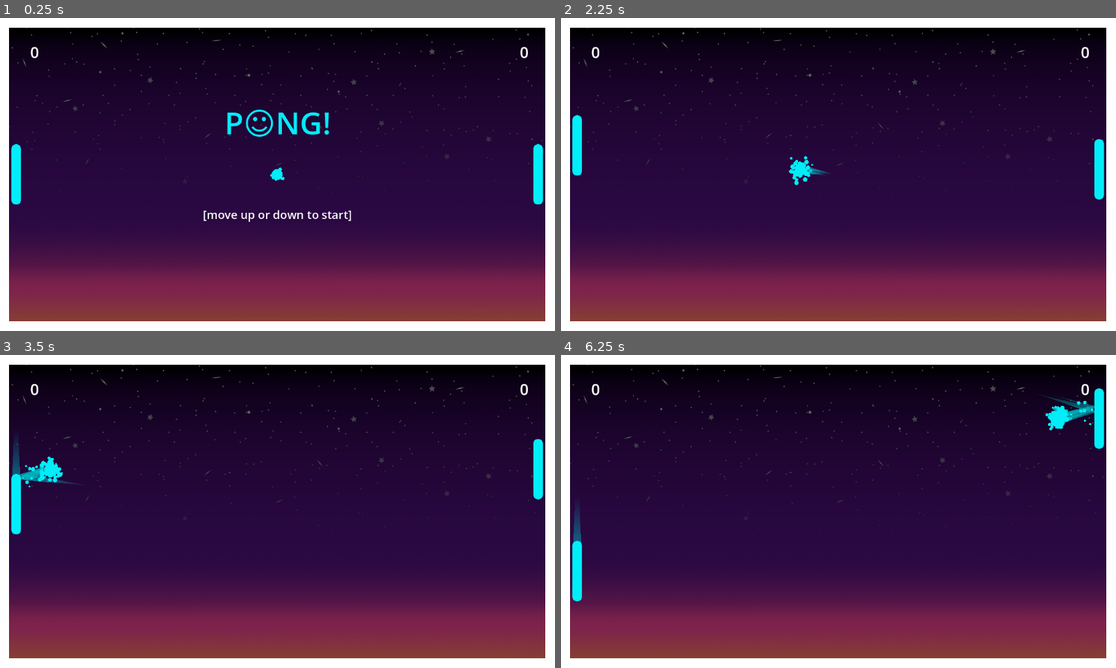
Above: before the commit, frames 1-4 (two rows, left to right).
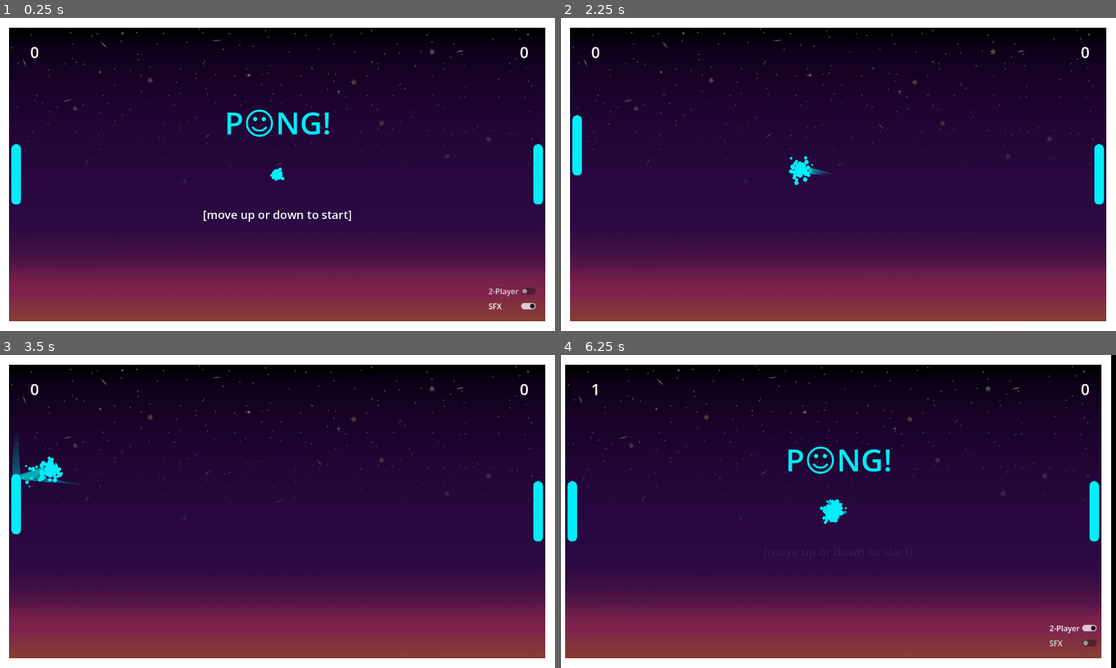
Above: after the commit, the same moments.

Repository: Jcodefox/Fox-Pong
Game: Godot game, scene res://scenes/main_scene.tscn
Same seed, same stepped clock (60 frames per second), same inputs: the game is played once before the commit and once after it.
Inputs (mouse positions are in pixels of both pictures, inside the frame that each line leads up to):
- Up to frame 1 (0.25 s): no input
- Up to frame 2 (2.25 s): click (1071, 290) at 0.5 s, where only the run after the commit has a clickable "2-Player"; click (1071, 305) at 1.25 s, where only the run after the commit has a clickable "SFX"; hold W (p1_up) from 2.03 s (still down)
- Up to frame 3 (3.5 s): release W (p1_up) at 2.78 s; hold S (p1_down) from 2.78 s (still down)
- Up to frame 4 (6.25 s): release S (p1_down) at 3.53 s; hold W (p1_up) 3.53-5.03 s; hold S (p1_down) from 5.03 s (still down)

The runs differ from the first frame. In frame 1, 0.2% of the frame differs, in the area x 87-97%, y 86-94%; in frame 2, less than 0.1%; in frame 3, 0.5%; in frame 4, 5.9%, in the area x 0-100%, y 0-100%.

Commit message:
Add toggles on menu for muting SFX and 2-Player mode

Diff:
--- a/default_bus_layout.tres
+++ b/default_bus_layout.tres
@@ -1,6 +1,7 @@
 [gd_resource type="AudioBusLayout" format=3 uid="uid://blp7u80gvhjmv"]
 
 [resource]
+bus/0/volume_db = 0.0
 bus/1/name = &"SFX"
 bus/1/solo = false
 bus/1/mute = false
--- a/scenes/main_scene.tscn
+++ b/scenes/main_scene.tscn
@@ -86,6 +86,35 @@
 horizontal_alignment = 1
 vertical_alignment = 1
 
+[node name="2Player" type="CheckButton" parent="MainMenu" unique_id=1538842777]
+anchors_preset = 3
+anchor_left = 1.0
+anchor_top = 1.0
+anchor_right = 1.0
+anchor_bottom = 1.0
+offset_left = -144.0
+offset_top = -98.0
+offset_right = -33.0
+offset_bottom = -67.0
+grow_horizontal = 0
+grow_vertical = 0
+text = "2-Player"
+
+[node name="SFX" type="CheckButton" parent="MainMenu" unique_id=852547711]
+anchors_preset = 3
+anchor_left = 1.0
+anchor_top = 1.0
+anchor_right = 1.0
+anchor_bottom = 1.0
+offset_left = -144.0
+offset_top = -67.0
+offset_right = -33.0
+offset_bottom = -36.0
+grow_horizontal = 0
+grow_vertical = 0
+button_pressed = true
+text = "SFX"
+
 [node name="Ball" parent="." unique_id=535890320 node_paths=PackedStringArray("camera") instance=ExtResource("1_0f027")]
 position = Vector2(576, 324)
 camera = NodePath("../Camera2D")
@@ -96,10 +125,8 @@
 
 [node name="Paddle2" parent="." unique_id=1886626756 node_paths=PackedStringArray("ball") instance=ExtResource("2_2c62f")]
 position = Vector2(1117, 324)
-is_ai = true
 ball = NodePath("../Ball")
 player = "p2"
-SPEED = 150.0
 
 [node name="Walls" type="Node2D" parent="." unique_id=2084290488]
 
--- a/scripts/gameplay_manager.gd
+++ b/scripts/gameplay_manager.gd
@@ -7,3 +7,5 @@
 	%P1Score.text = str(p1_score)
 	%P2Score.text = str(p2_score)
 	$MainMenu.visible = not $Ball.in_play
+	AudioServer.set_bus_mute(AudioServer.get_bus_index("SFX"), !$MainMenu/SFX.button_pressed)
+	$Paddle2.is_ai = !$"MainMenu/2Player".button_pressed
--- a/scripts/paddle.gd
+++ b/scripts/paddle.gd
@@ -5,6 +5,7 @@
 @export var player: String = "p1"
 @export var min_y: float = 25.0
 @export var max_y: float = 623.0
+@export var ai_speed_multiplier: float = 0.5
 
 @onready var start_pos: Vector2 = position
 
@@ -40,7 +41,10 @@
 	_move(motion, delta)
 
 func _move(motion: float, delta: float) -> void:
+	var speed: float = SPEED
+	if is_ai:
+		speed *= ai_speed_multiplier
 	for i in range(1, len($Trail.points)):
-		$Trail.points[i - 1] = $Trail.points[i] - Vector2(0, motion) * delta * SPEED
-	position.y += motion * SPEED * delta
+		$Trail.points[i - 1] = $Trail.points[i] - Vector2(0, motion) * delta * speed
+	position.y += motion * speed * delta
 	position.y = clampf(position.y, min_y + (height * 0.5), max_y - (height * 0.5))
Not shown, added: export_presets.cfg
